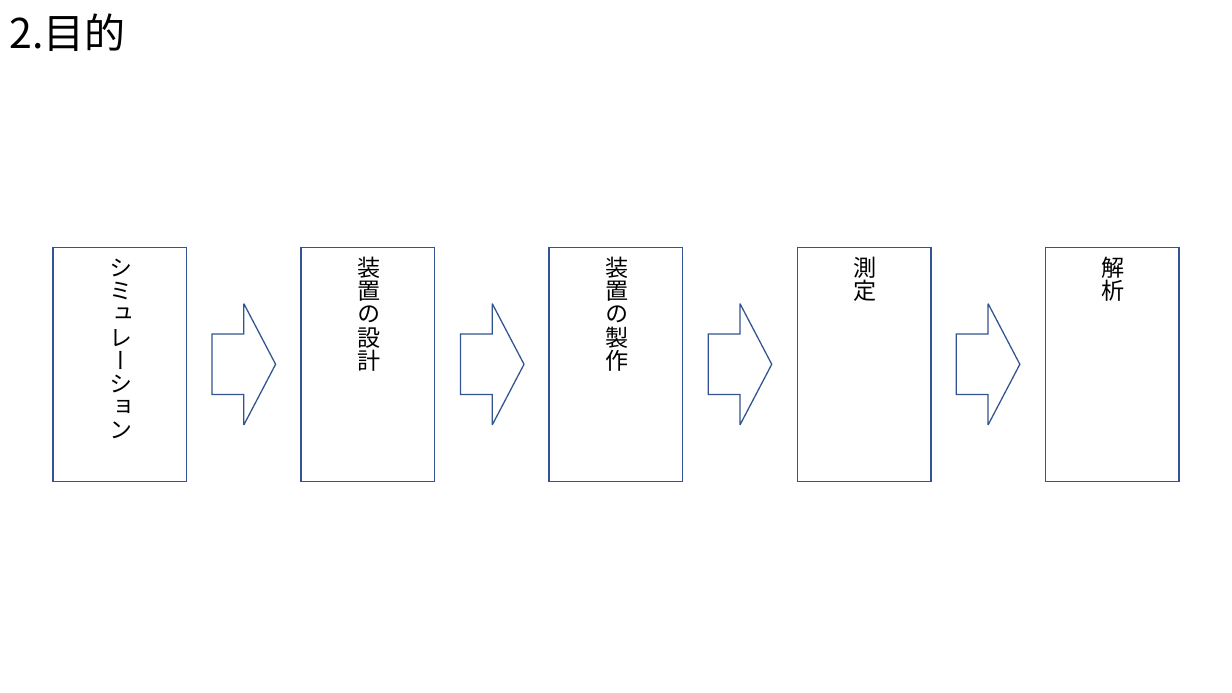
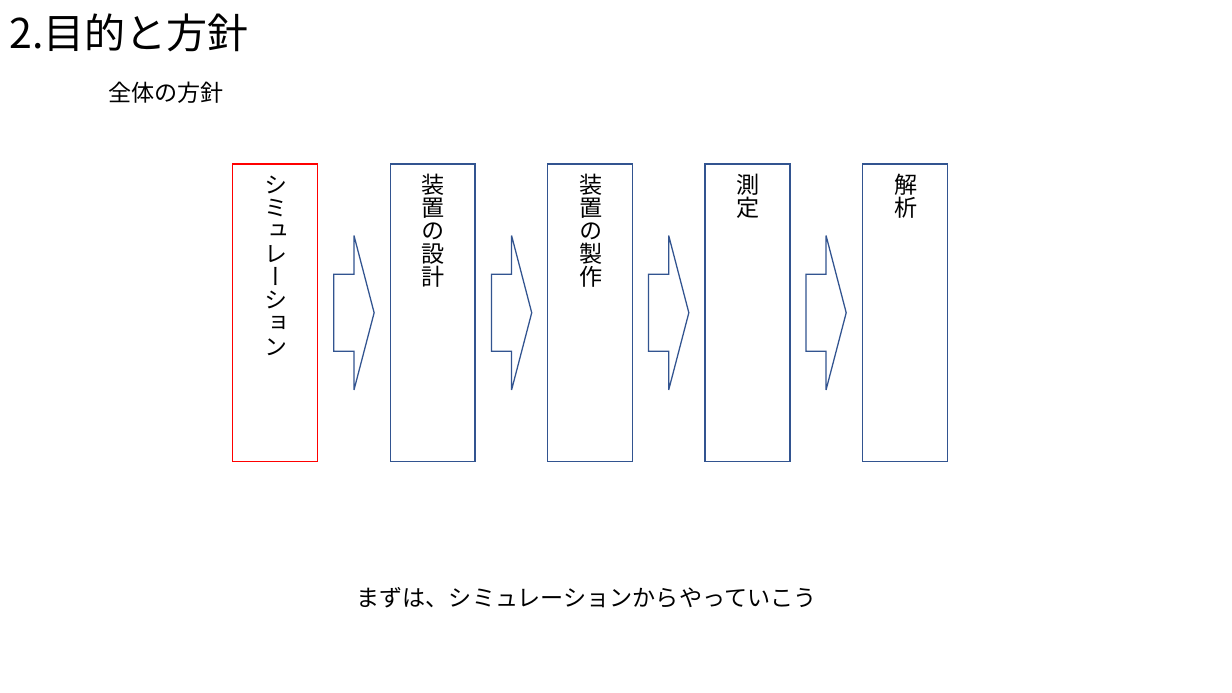
Before and after one commit to Takeuchi-yuya/Ksimulation, a slide deck: slide 4 of docs/中間発表.pptx (slide 6 before the commit). Drawn at 1232x693 pixels with LibreOffice and Linux fonts; fonts in the diff are those of the drawing. Boxes give left, top, right and bottom in pixels: in the first picture for what was removed or moved away, otherwise in the second. Text is boxed around its words. In the diff, an @@ line names an element or a change of style, - is before the commit and + after.

```diff
--- a/docs/中間発表.pptx
+++ b/docs/中間発表.pptx
@@ title at (x1=9, y1=13, x2=249, y2=52): text changed @@
-2.目的
+2.目的と方針
@@ text added at (x1=109, y1=81, x2=224, y2=103), 18 pt, text #000000 @@
+全体の方針
@@ rectangle "シミュレーション" resized from (x1=53, y1=248, x2=187, y2=482) to (x1=233, y1=164, x2=318, y2=461) @@
@@ rectangle "シミュレーション" at (x1=233, y1=164, x2=318, y2=461): outline #325491 1 pt to #FF0000 1 pt @@
@@ rectangle "装置の設計" resized from (x1=301, y1=248, x2=435, y2=482) to (x1=390, y1=164, x2=475, y2=461) @@
@@ rectangle "装置の製作" resized from (x1=549, y1=248, x2=683, y2=482) to (x1=548, y1=164, x2=633, y2=461) @@
@@ rectangle "測定" resized from (x1=798, y1=248, x2=932, y2=482) to (x1=705, y1=164, x2=790, y2=461) @@
@@ rectangle "解析" resized from (x1=1045, y1=248, x2=1179, y2=482) to (x1=862, y1=164, x2=947, y2=461) @@
@@ right arrow resized from (x1=213, y1=304, x2=276, y2=425) to (x1=334, y1=236, x2=374, y2=390) @@
@@ right arrow resized from (x1=460, y1=304, x2=524, y2=425) to (x1=492, y1=236, x2=532, y2=390) @@
@@ right arrow resized from (x1=709, y1=304, x2=773, y2=425) to (x1=649, y1=236, x2=689, y2=390) @@
@@ right arrow resized from (x1=957, y1=304, x2=1020, y2=425) to (x1=806, y1=236, x2=847, y2=390) @@
@@ text added at (x1=357, y1=587, x2=817, y2=608), 18 pt, text #000000 @@
+まずは、シミュレーションからやっていこう
```
Also in this commit, not shown: 5 other slides changed, 5 slides added, 5 slides removed.
